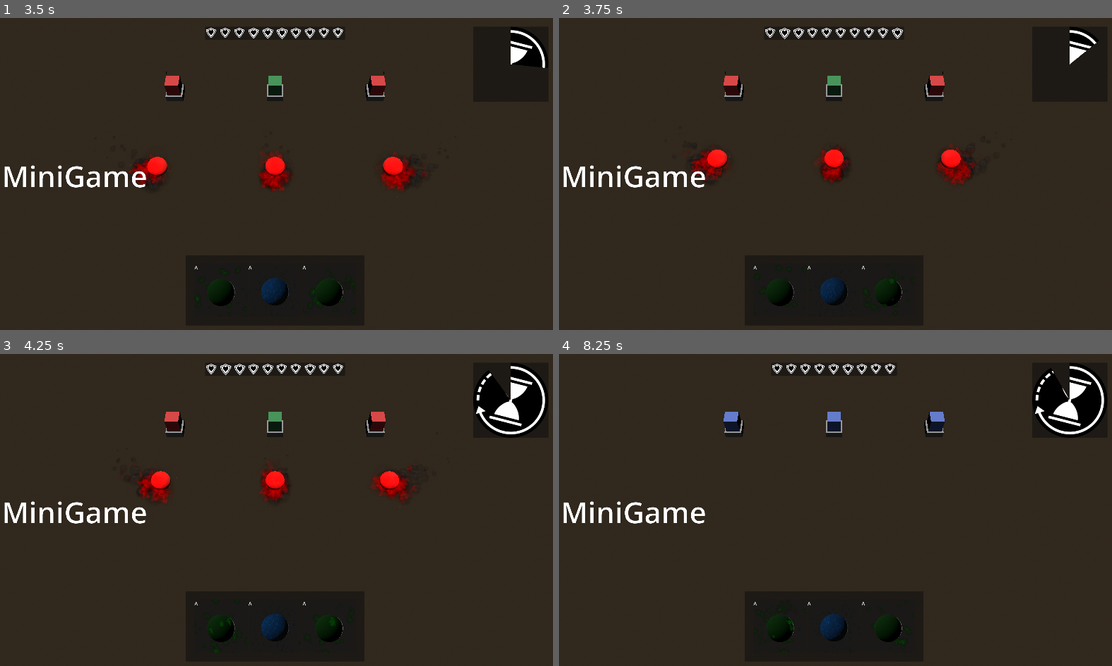
Above: before the commit, frames 1-4 (two rows, left to right).
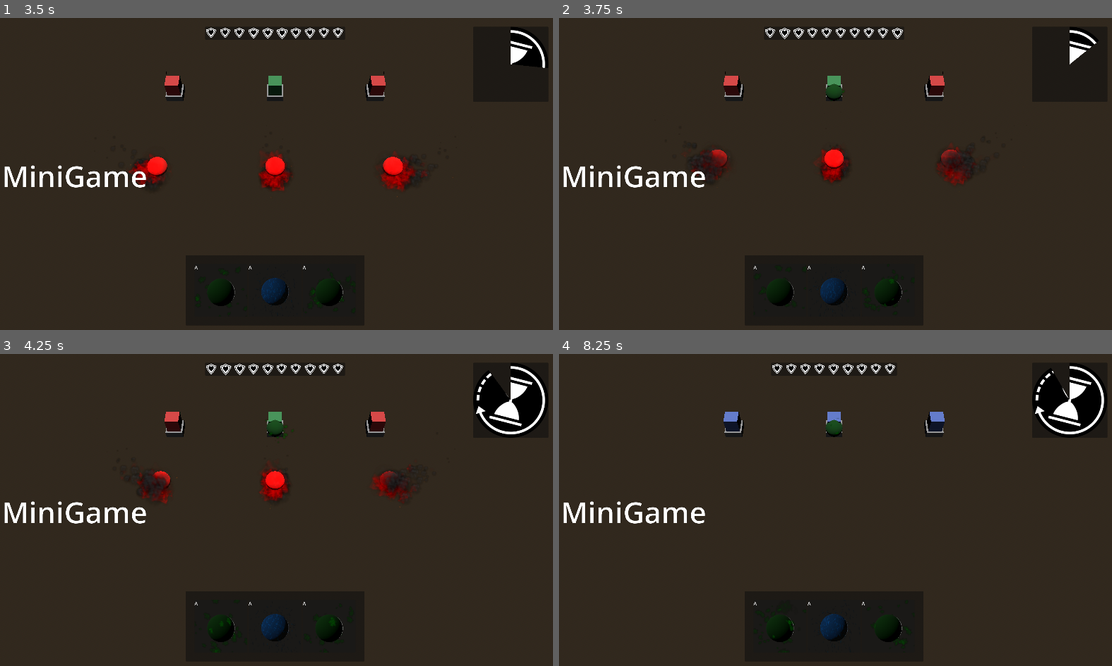
Above: after the commit, the same moments.

Repository: emmdie/3m5Jam2024_1
Game: Godot game, scene res://Scenes/game.tscn
Two runs of this game, one before a commit and one after it. Both use one fixed random seed, a clock stepped at 60 frames per second and the inputs below.
Inputs (mouse positions are in pixels of both pictures, inside the frame that each line leads up to):
- Up to frame 1 (3.5 s): move the mouse to (398, 161) at 0.52 s; hold D (minigame_Right) 0.53-1.28 s; hold J (select_0, bound only after the commit) 0.53-1.28 s; move the mouse to (160, 192) at 1.27 s; hold S (minigame_Down) 1.28-2.03 s; tap K (select_1, bound only after the commit) at 1.35 s; move the mouse to (331, 105) at 2.02 s; hold D (minigame_Right) 2.03-2.78 s; hold L (select_2, bound only after the commit) 2.03-2.78 s; move the mouse to (248, 239) at 2.77 s; hold W (minigame_Up) from 2.78 s (still down); tap Left (summon_lane_0, bound only after the commit) at 2.85 s
- Up to frame 2 (3.75 s): move the mouse to (1001, 223) at 3.52 s; release W (minigame_Up) at 3.53 s; hold A (minigame_Left) from 3.53 s (still down); hold Up (summon_lane_1, bound only after the commit) from 3.53 s (still down)
- Up to frame 3 (4.25 s): keep holding A (minigame_Left); keep holding Up (summon_lane_1, bound only after the commit)
- Up to frame 4 (8.25 s): move the mouse to (664, 463) at 4.27 s; release Up (summon_lane_1, bound only after the commit) at 4.28 s; tap Right (summon_lane_2, bound only after the commit) at 4.35 s; move the mouse to (863, 513) at 5.02 s; release A (minigame_Left) at 5.03 s; hold S (minigame_Down) 5.03-5.78 s; hold J (select_0, bound only after the commit) 5.03-5.78 s; move the mouse to (747, 432) at 5.77 s; hold D (minigame_Right) 5.78-6.53 s; tap K (select_1, bound only after the commit) at 5.85 s; move the mouse to (957, 497) at 6.52 s; hold W (minigame_Up) 6.53-7.28 s; hold L (select_2, bound only after the commit) 6.53-7.28 s; move the mouse to (719, 528) at 7.27 s; hold D (minigame_Right) 7.28-8.03 s; tap Left (summon_lane_0, bound only after the commit) at 7.35 s; move the mouse to (890, 441) at 8.02 s; hold S (minigame_Down) from 8.03 s (still down); hold Up (summon_lane_1, bound only after the commit) from 8.03 s (still down)

Frame 1 is identical in both runs. In frame 2, 0.8% of the frame differs, in the area x 23-76%, y 20-53%; in frame 3, 0.7%; in frame 4, 0.1%.

Commit message:
inputs in project.godot gefixt

Diff:
--- a/project.godot
+++ b/project.godot
@@ -50,9 +50,6 @@
 "events": [Object(InputEventKey,"resource_local_to_scene":false,"resource_name":"","device":-1,"window_id":0,"alt_pressed":false,"shift_pressed":false,"ctrl_pressed":false,"meta_pressed":false,"pressed":false,"keycode":0,"physical_keycode":68,"key_label":0,"unicode":100,"echo":false,"script":null)
 ]
 }
-
-[rendering]
-
 summon_lane_0={
 "deadzone": 0.5,
 "events": [null, Object(InputEventJoypadMotion,"resource_local_to_scene":false,"resource_name":"","device":-1,"axis":2,"axis_value":-1.0,"script":null)
